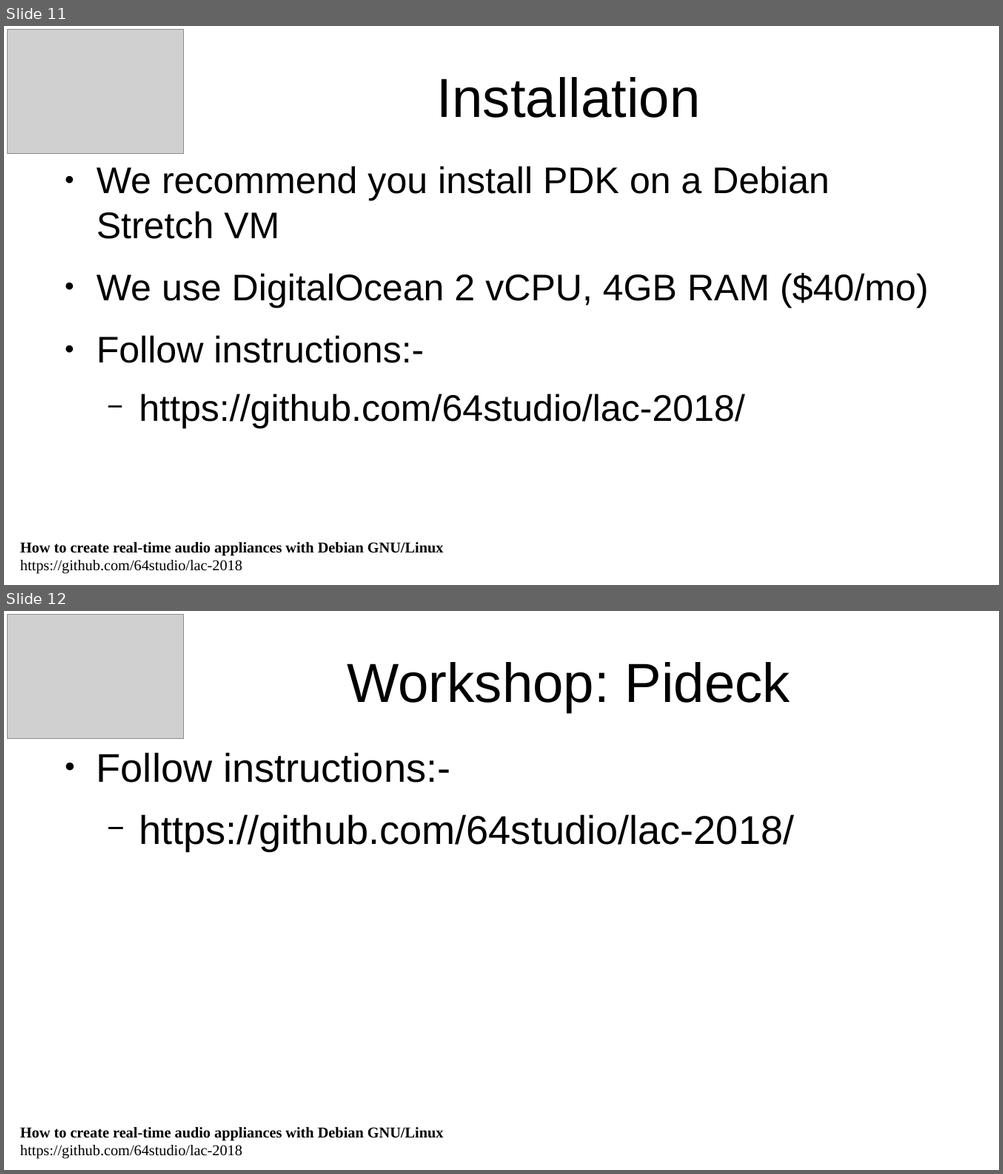
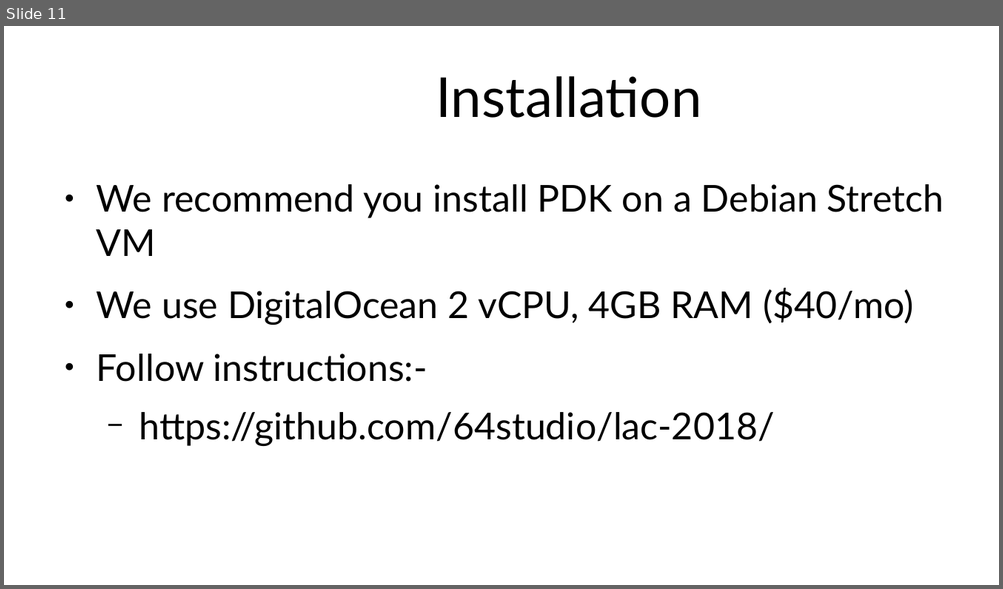
Before and after one commit to 64studio/lac-2018, a slide deck: lac_workshop_template-creating_appliances_slides.odp. Shown one above the other, each under a label of ours: slides 11 and 12 before the commit, slide 11 after it. The pictures are 1003x1174 and 1003x589 pixels, drawn with LibreOffice and Linux fonts; fonts in the diff are those of the drawing; grey boxes stand for pictures; background and template pictures are left out. Boxes give left, top, right and bottom in pixels: in the first picture for what was removed or moved away, otherwise in the second. Text is boxed around its words. In the diff, an @@ line names an element or a change of style, - is before the commit and + after.

```diff
--- a/lac_workshop_template-creating_appliances_slides.odp
+++ b/lac_workshop_template-creating_appliances_slides.odp
@@ slide 12 removed at (4, 611, 999, 1170), background #FFFFFF @@
@@ picture removed at (8, 615, 184, 739) @@
@@ title removed at (347, 662, 791, 712) @@
-Workshop: Pideck
@@ text removed at (96, 752, 794, 851) @@
-● Follow instructions:-
-  − https://github.com/64studio/lac-2018/
@@ text removed at (20, 1128, 444, 1159) @@
-How to create real-time audio appliances with Debian GNU/Linux
-https://github.com/64studio/lac-2018
@@ slide 11 changed as well @@
@@ picture removed at (8, 30, 184, 154) @@
@@ title "Installation" at (435, 76, 701, 118): font Arial to Lato @@
@@ text "We recommend you install PDK ..." at (96, 184, 943, 446): font Arial to Lato @@
@@ text "We recommend you install PDK ...": place and size @@
-text "We recommend you install PDK ..." at (96, 166, 928, 429)
+text "We recommend you install PDK ..." at (96, 184, 943, 446)
@@ text removed at (20, 543, 444, 574) @@
-How to create real-time audio appliances with Debian GNU/Linux
-https://github.com/64studio/lac-2018
```
Also in this commit, not shown: 11 other slides changed, 1 slide added, 1 other slide removed, 1 other file.
